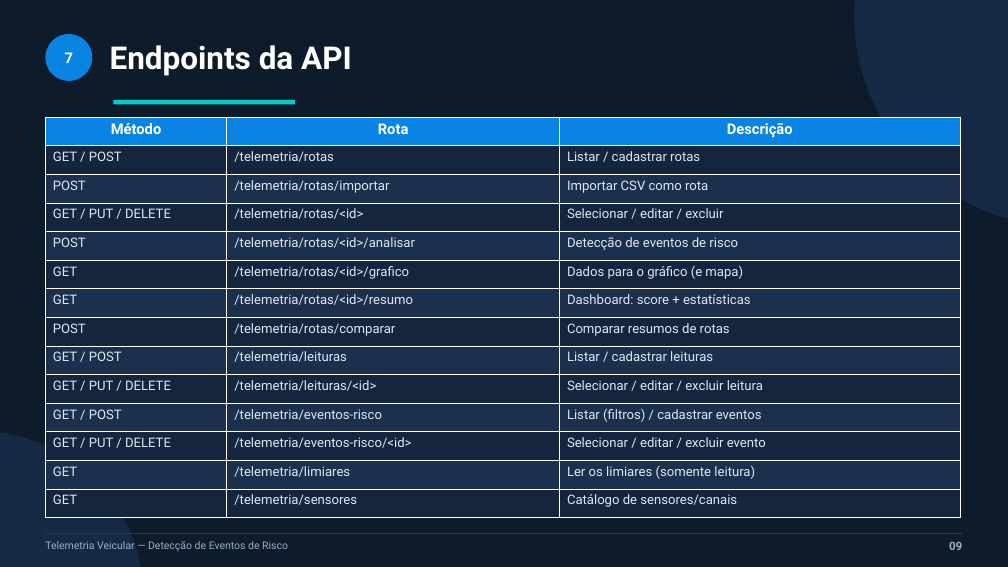
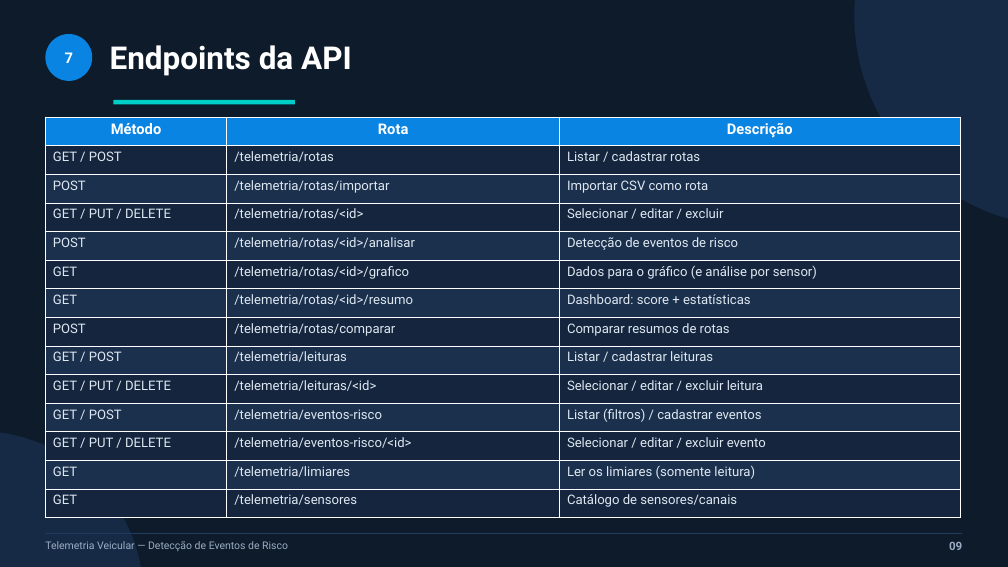
Before and after one commit to joaomauricio22/sensores-iot, a slide deck: slide 9 of apresentacao/slides_pav.pptx. Drawn at 1008x567 pixels with LibreOffice and Linux fonts; fonts in the diff are those of the drawing. Boxes give left, top, right and bottom in pixels: in the first picture for what was removed or moved away, otherwise in the second. Text is boxed around its words. In the diff, an @@ line names an element or a change of style, - is before the commit and + after.

Commit message:
Regenerar slides e capturas com a nova aba Sensores

```diff
--- a/apresentacao/slides_pav.pptx
+++ b/apresentacao/slides_pav.pptx
@@ table at [45, 117, 960, 518] @@
-row 6, column 3: Dados para o gráfico (e mapa)
+row 6, column 3: Dados para o gráfico (e análise por sensor)
```
Also in this commit, not shown: 3 other slides changed, 8 other files.
